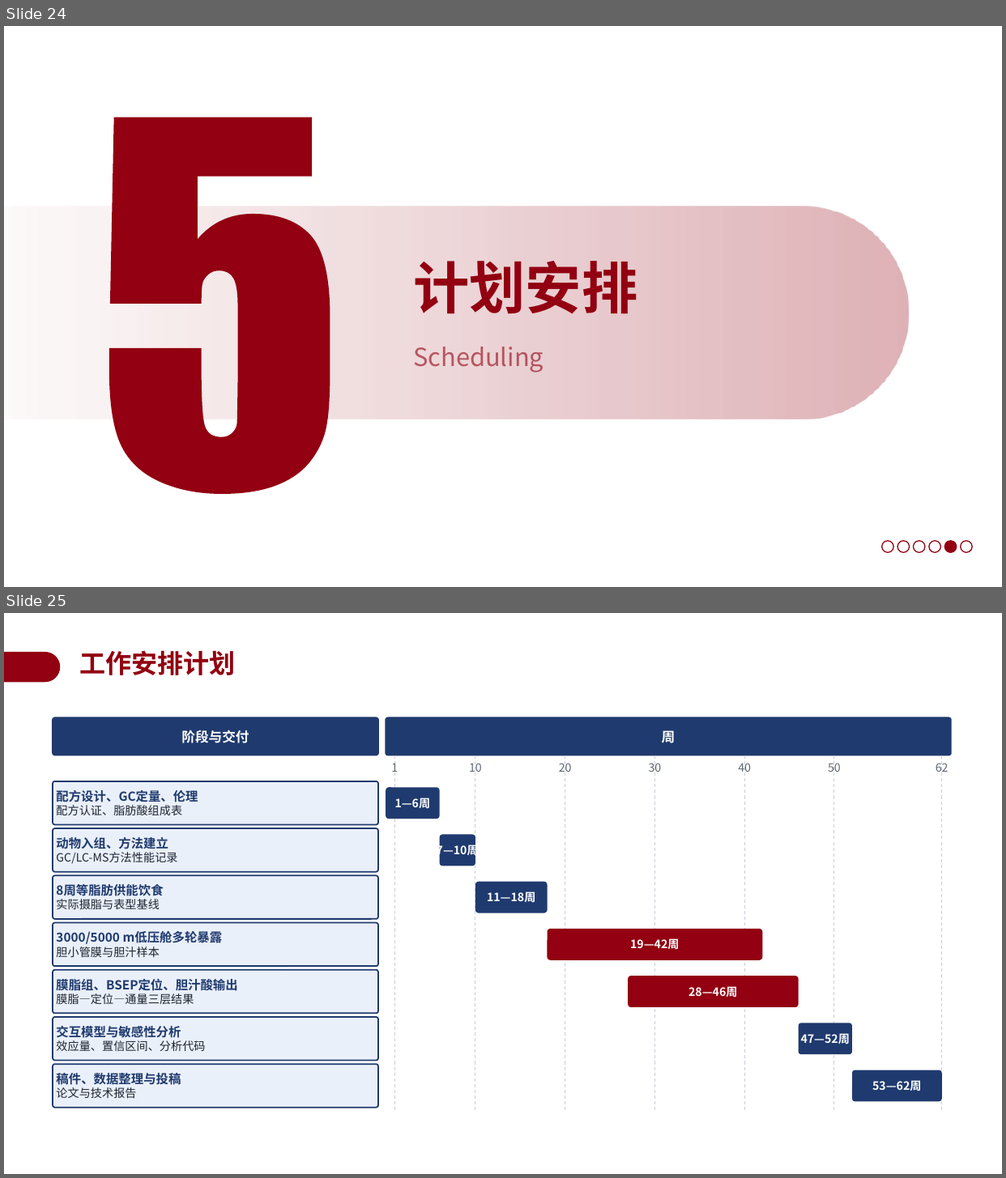
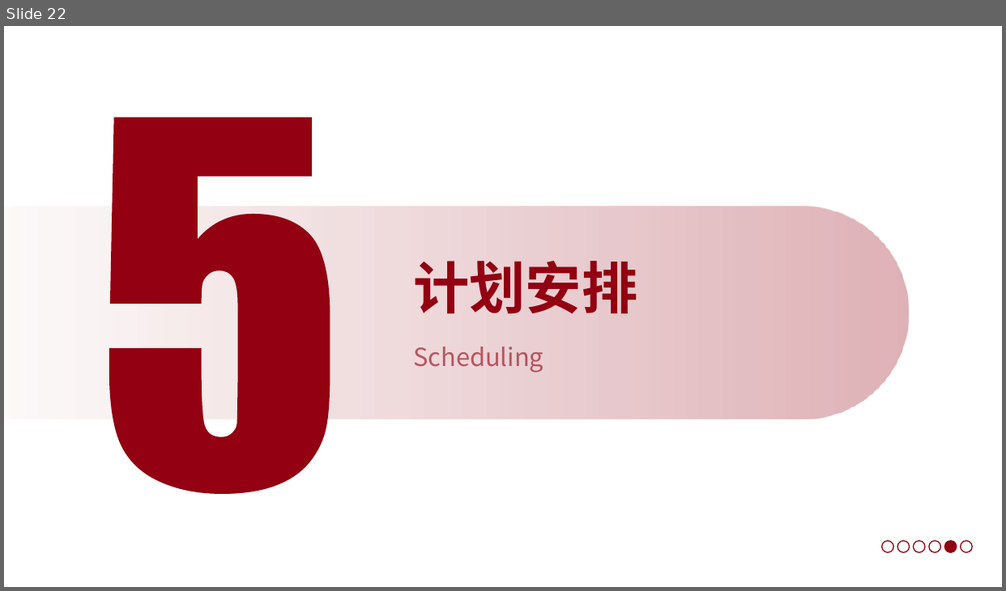
Before and after one commit to a854589274-afk/1, a slide deck: 开题答辩PPT_BSEP高原低压低氧.pptx. Shown one above the other, each under a label of ours: slides 24 and 25 before the commit, slide 22 after it. The pictures are 1006x1178 and 1006x591 pixels, drawn with LibreOffice and Linux fonts; fonts in the diff are those of the drawing; background and template pictures are left out. Boxes give left, top, right and bottom in pixels: in the first picture for what was removed or moved away, otherwise in the second. Text is boxed around its words. In the diff, an @@ line names an element or a change of style, - is before the commit and + after.

```diff
--- a/开题答辩PPT_BSEP高原低压低氧.pptx
+++ b/开题答辩PPT_BSEP高原低压低氧.pptx
@@ slide 25 removed at (4,613,1002,1174), background #FFFFFF @@
@@ freeform shape removed at (4,652,60,682) @@
@@ text removed at (80,650,236,675) @@
-工作安排计划
@@ group removed at (53,717,951,1111): 16 rounded rectangles, 7 lines, 7 texts @@
-阶段与交付
-周
-1
-10
-20
-30
-40
-50
-62
-配方设计、GC定量、伦理
-配方认证、脂肪酸组成表
-1—6周
-动物入组、方法建立
-GC/LC-MS方法性能记录
-7—10周
-8周等脂肪供能饮食
-实际摄脂与表型基线
-11—18周
-3000/5000 m低压舱多轮暴露
-胆小管膜与胆汁样本
-19—42周
-膜脂组、BSEP定位、胆汁酸输出
-膜脂—定位—通量三层结果
-28—46周
-交互模型与敏感性分析
-效应量、置信区间、分析代码
-47—52周
-稿件、数据整理与投稿
-论文与技术报告
-53—62周
@@ what was slide 24 is now slide 22 @@
```
Also in this commit, not shown: 2 slides changed, 16 slides added, 17 other slides removed.
